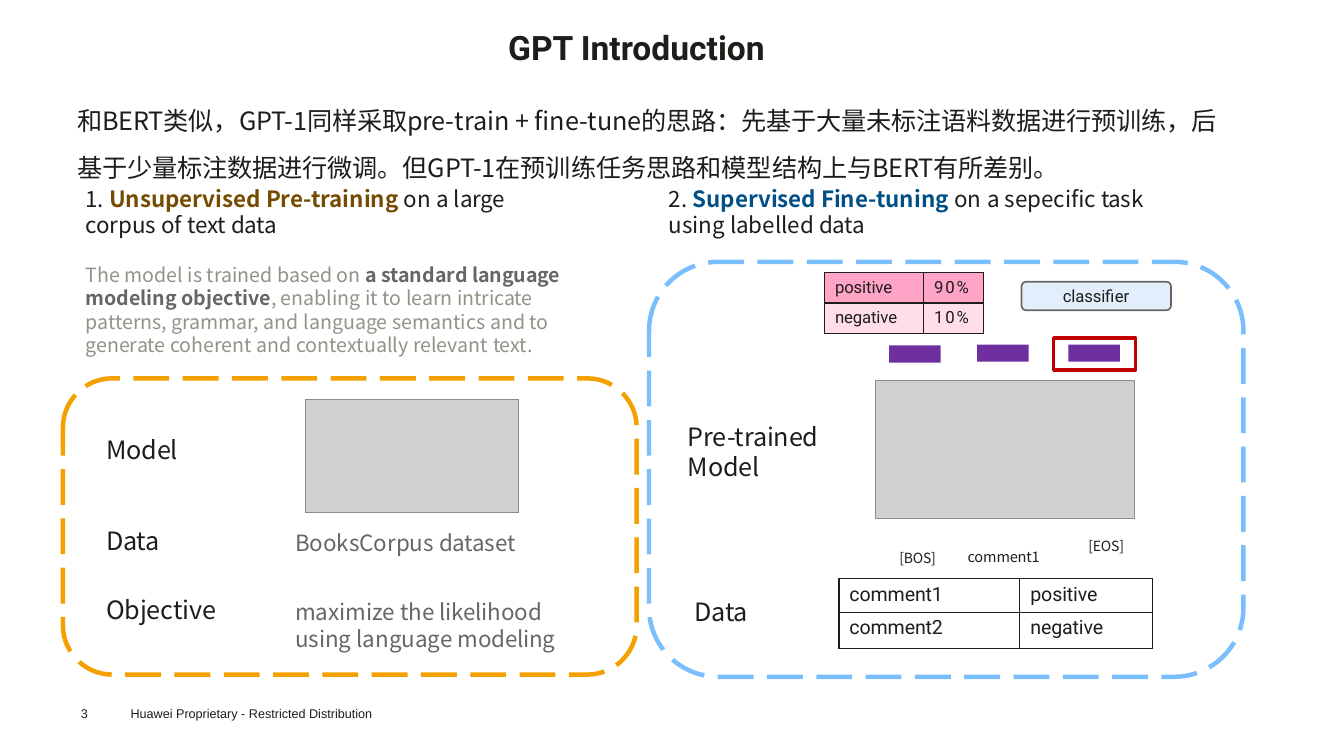
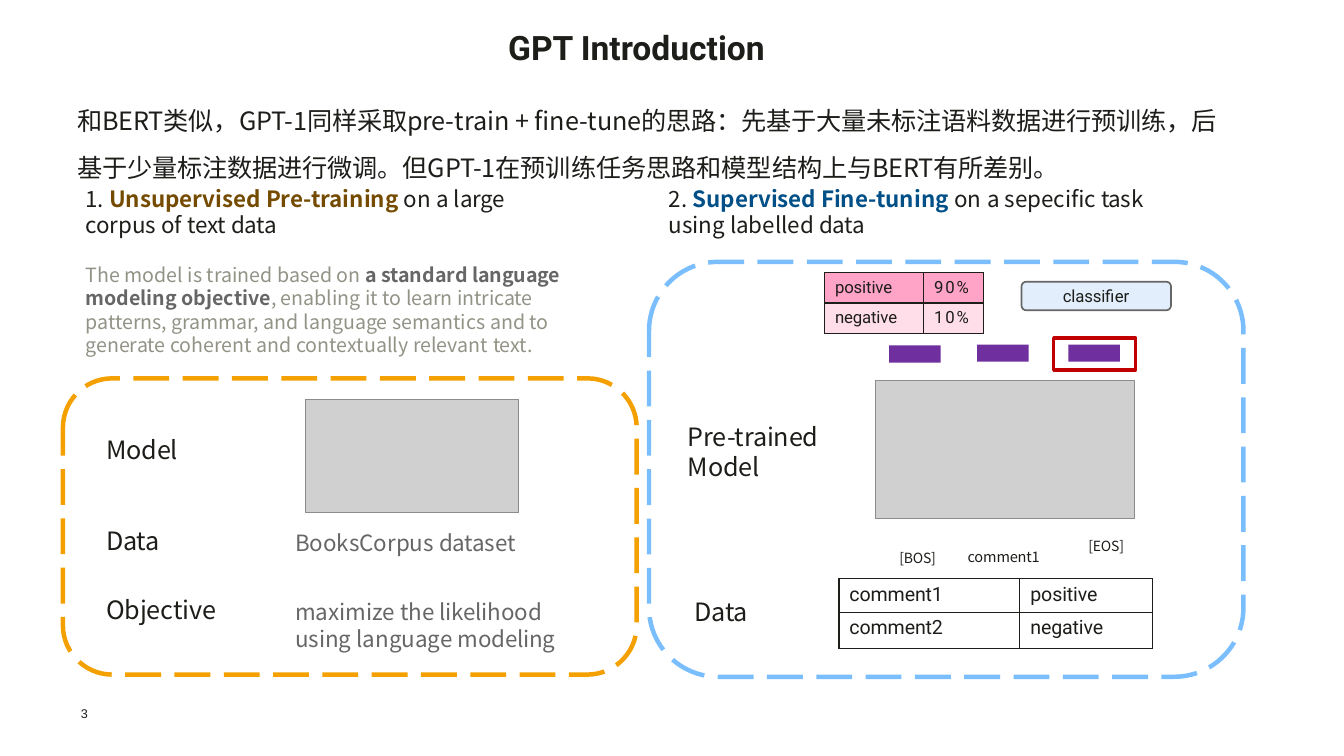
Before and after one commit to mindspore-courses/step_into_llm, a slide deck: slide 3 of Season1.step_into_chatgpt/3.GPT/GPT_slides2024.pptx. Drawn at 1344x756 pixels with LibreOffice and Linux fonts; fonts in the diff are those of the drawing; grey boxes stand for pictures; background and template pictures are left out. Boxes give left, top, right and bottom in pixels: in the first picture for what was removed or moved away, otherwise in the second. Text is boxed around its words. In the diff, an @@ line names an element or a change of style, - is before the commit and + after.

```diff
--- a/Season1.step_into_chatgpt/3.GPT/GPT_slides2024.pptx
+++ b/Season1.step_into_chatgpt/3.GPT/GPT_slides2024.pptx
@@ text removed at [131, 709, 372, 721] @@
-Huawei Proprietary - Restricted Distribution
```
Also in this commit, not shown: 19 other slides changed, 1 other file.
